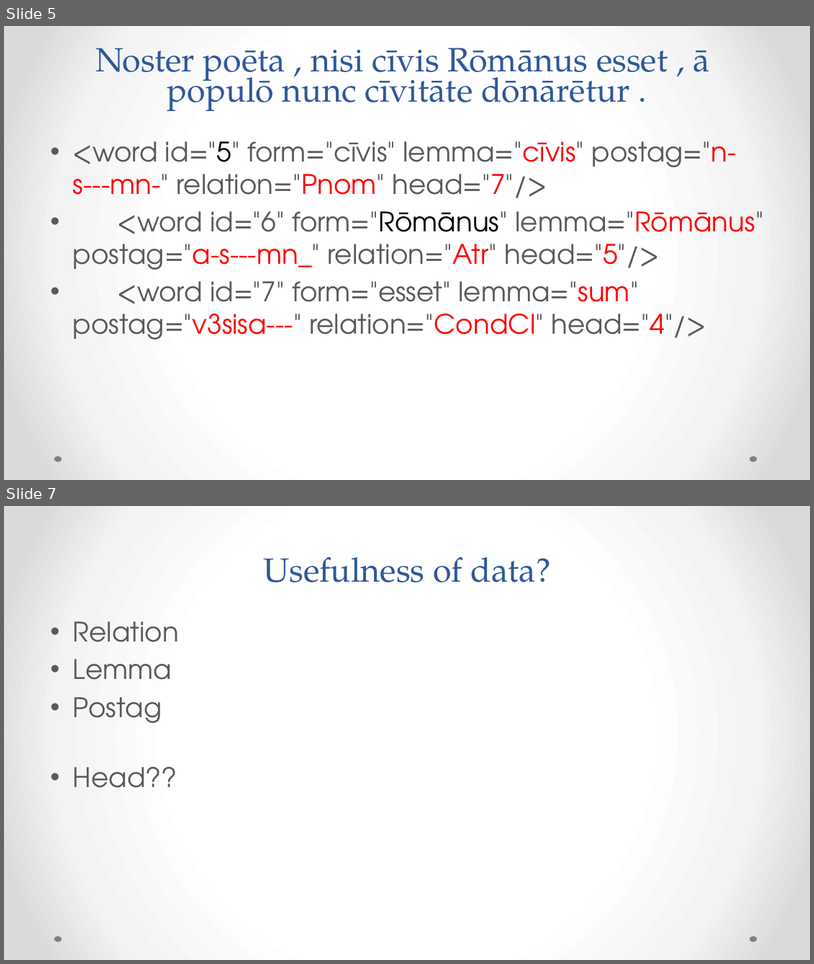
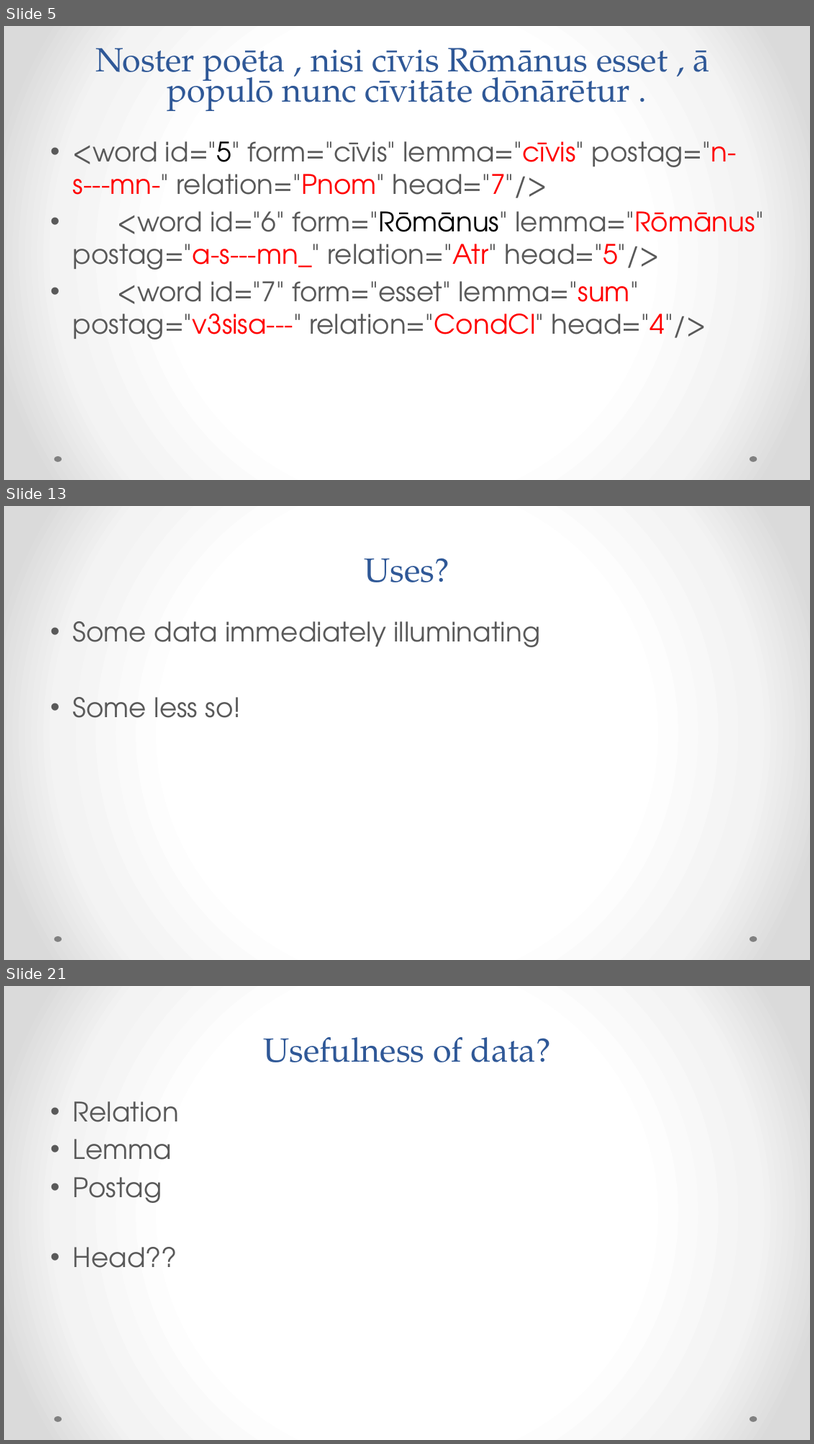
Before and after one commit to rgorman/syntacto_stylistics, a slide deck: Presentations/CAMWS_2016/Gorman_camws_2016.pptx. Shown one above the other, each under a label of ours: slides 5 and 7 before the commit, slides 5, 13 and 21 after it; the slides between them are not shown. The pictures are 814x964 and 814x1444 pixels, drawn with LibreOffice and Linux fonts; fonts in the diff are those of the drawing. Boxes give left, top, right and bottom in pixels: in the first picture for what was removed or moved away, otherwise in the second. Text is boxed around its words. In the diff, an @@ line names an element or a change of style, - is before the commit and + after.

```diff
--- a/Presentations/CAMWS_2016/Gorman_camws_2016.pptx
+++ b/Presentations/CAMWS_2016/Gorman_camws_2016.pptx
@@ slide 13 added at <box>4,506,810,960</box>, background gradient #FFFFFF to #F4F4F4 to #DADADA; not listed: 2 template elements that a slide beside it also shows @@
@@ title added at <box>365,558,450,582</box>, 40 pt, text #2F5897 @@
+Uses?
@@ text added at <box>73,621,540,718</box>, 32 pt, text #595959 @@
+• Some data immediately illuminating
+• Some less so!
@@ what was slide 7 is now slide 21 @@
```
Also in this commit, not shown: 13 other slides added.
